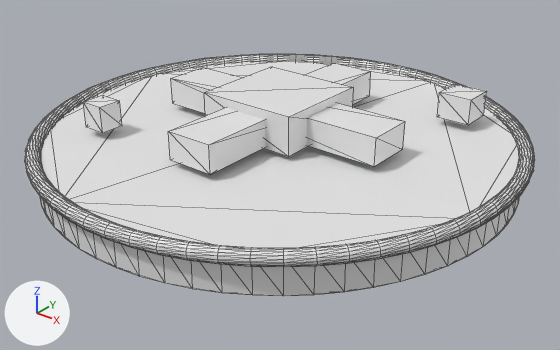
An edit to the glTF model client/public/media/transparency/gemini.glb, drawn before and after from the same camera.
Both versions are drawn from a 50 mm camera at (2.57, -3.21, 1.71) aimed at (0.08, -0.09, -0.22). Arrows for +X, +Y and +Z are at lower left; the lights stay in place. The older version comes first. Mesh edges are drawn as thin lines. Where no turn or scale is listed for an object, it has been applied to the vertices.

The first picture shows 'Cilindro', 'Cilindro.001', 'Cilindro.002', 'Cilindro.003', 'Cubo', 'Cubo.001', 'Toróide'.
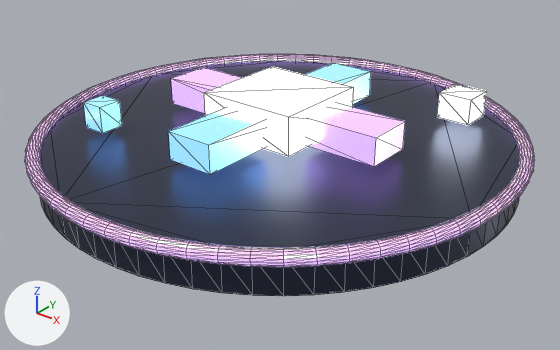
What differs and where, as boxes [x1, y1, x2, y2] in the pictures (560 x 350 px):
```json
{"object": "Cilindro", "change": "recoloured, surface changed", "before": [40, 61, 519, 296], "after": [40, 61, 519, 296], "on screen": "white to dark blue"}
{"object": "Toróide", "change": "recoloured, surface changed", "before": [25, 54, 535, 267], "after": [25, 54, 535, 267]}
{"object": "Cilindro.001", "change": "recoloured, surface changed", "before": [204, 67, 354, 157], "after": [204, 67, 354, 157]}
{"object": "Cubo.001", "change": "recoloured, surface changed", "before": [171, 67, 405, 167], "after": [171, 67, 405, 167]}
{"object": "Cubo", "change": "recoloured, surface changed", "before": [169, 63, 371, 174], "after": [169, 63, 371, 174]}
{"object": "Cilindro.002", "change": "recoloured, surface changed", "before": [437, 84, 487, 125], "after": [437, 84, 487, 125]}
{"object": "Cilindro.003", "change": "recoloured, surface changed", "before": [83, 95, 122, 133], "after": [83, 95, 122, 133], "on screen": "white to blue"}
```

Scene script edits in JSON lines:
```json
{"op": "set", "path": "mat_geminibase.base_color", "old": "(0.8, 0.8, 0.8)", "new": "(0.04, 0.05, 0.09)", "note": "white #e7e7e7 -> dark blue #383f55"}
{"op": "set", "path": "mat_geminibase.metallic", "old": "0.0", "new": "0.7"}
{"op": "set", "path": "mat_geminipurple.base_color", "old": "(0.8, 0.8, 0.8)", "new": "(0.58, 0.38, 0.92)", "note": "white #e7e7e7 -> purple #c8a6f6"}
{"op": "set", "path": "mat_geminipurple.metallic", "old": "0.0", "new": "0.75"}
{"op": "add", "block": "mat_geminipurple", "code": "mat_geminipurple.emission_color = (0.611, 0.389, 1.0)  # purple #cda8ff"}
{"op": "set", "path": "mat_geminipurple.roughness", "old": "0.5", "new": "0.2"}
{"op": "add", "block": "mat_geminipurple", "code": "mat_geminipurple.emission_strength = 1.08"}
{"op": "set", "path": "mat_geminiblue.base_color", "old": "(0.8, 0.8, 0.8)", "new": "(0.25, 0.52, 0.98)", "note": "white #e7e7e7 -> blue #89bffd"}
{"op": "set", "path": "mat_geminiblue.metallic", "old": "0.0", "new": "0.8"}
{"op": "add", "block": "mat_geminiblue", "code": "mat_geminiblue.emission_color = (0.211, 0.474, 1.0)  # blue #7fb7ff"}
{"op": "set", "path": "mat_geminiblue.roughness", "old": "0.5", "new": "0.18"}
{"op": "add", "block": "mat_geminiblue", "code": "mat_geminiblue.emission_strength = 1.425"}
{"op": "set", "path": "mat_geminisparkle.base_color", "old": "(0.8, 0.8, 0.8)", "new": "(0.9, 0.95, 1.0)", "note": "white #e7e7e7 -> white #f3f9ff"}
{"op": "set", "path": "mat_geminisparkle.metallic", "old": "0.0", "new": "0.2"}
{"op": "set", "path": "mat_geminisparkle.roughness", "old": "0.5", "new": "0.1"}
{"op": "add", "block": "mat_geminisparkle", "code": "mat_geminisparkle.emission_strength = 3.5"}
```
